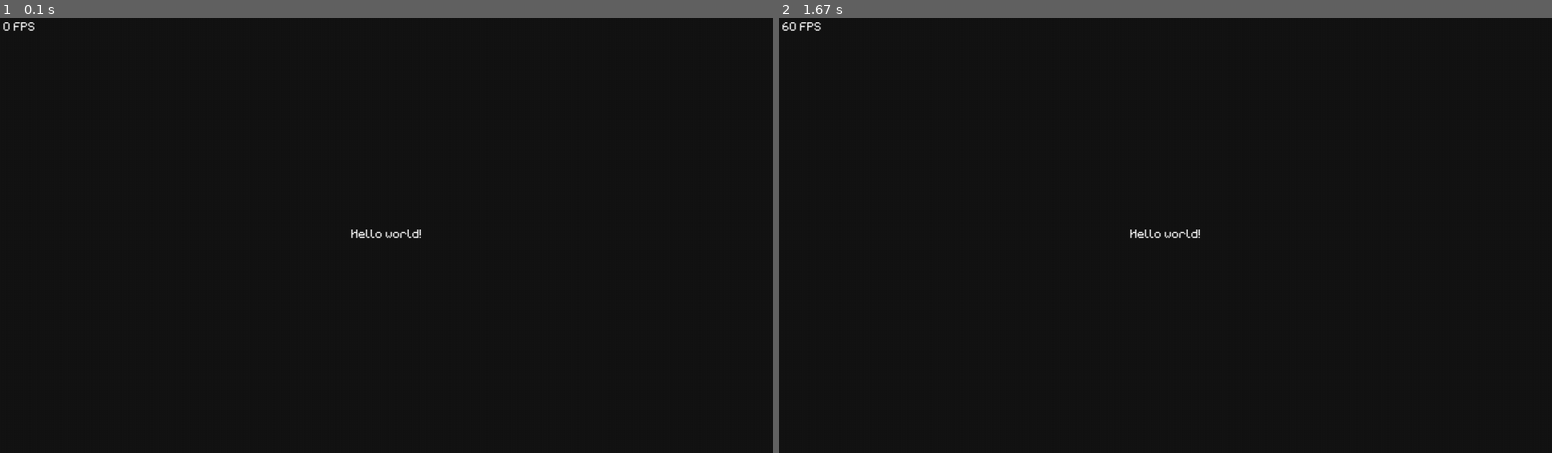
Above: before the commit, frames 1-2 (left to right).
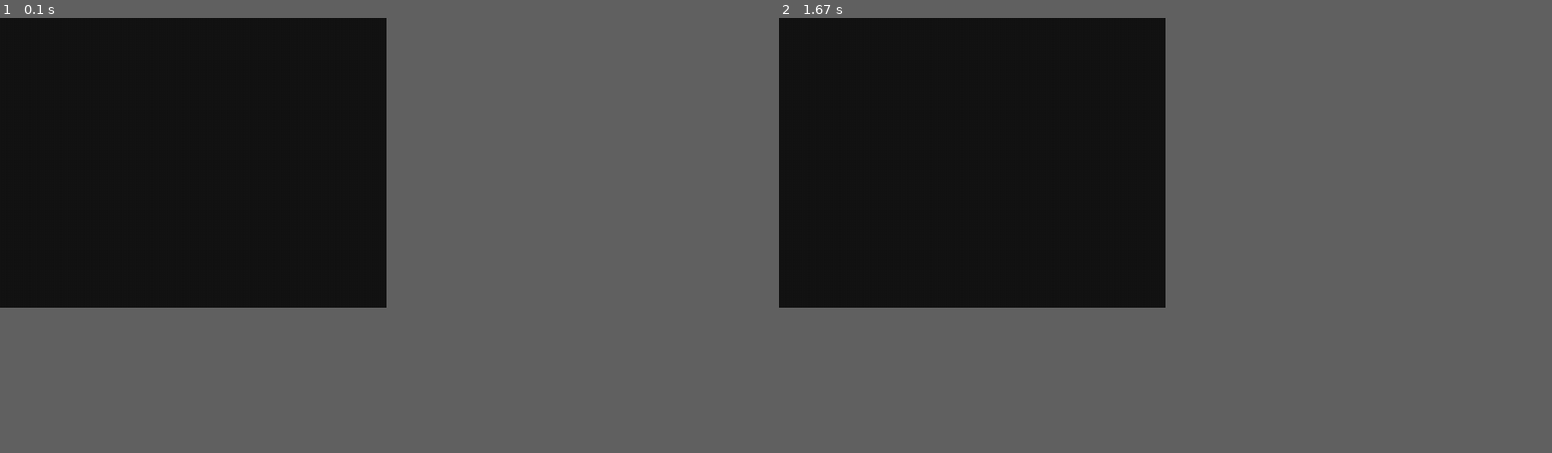
Above: after the commit, the same moments.

Repository: annguyen2k8/a-search-pygame
Game: pygame game, started from main.py
Two runs of this game, one before a commit and one after it. Both use one fixed random seed, a clock stepped at 60 frames per second and the inputs below.
Inputs:
- Up to frame 1 (0.1 s): no input
- Up to frame 2 (1.67 s): no input
The window is 900x506 before the commit and 450x337 after it. Grey fills any space a smaller window leaves; there, only what the larger window draws over its background counts as a difference.

The runs differ from the first frame. In frame 1, 0.1% of the frame differs, in the area x 0-55%, y 0-51%; in frame 2, 0.1%.

Commit message:
Refactor: add Board and Block grid system

Diff:
--- a/main.py
+++ b/main.py
@@ -1,5 +1,8 @@
+import numpy as np
 import pygame
-from pygame.locals import *
+from pygame.locals import QUIT
+
+from typing import Callable, Tuple
 
 pygame.init()
 
@@ -8,40 +11,56 @@
 BLACK = (20, 20, 20)
 WHITE = (255, 255, 255)
 
-def render_text(text, color = WHITE):
+
+class Block:
+    EMPTY = 0
+    WALL = 1
+
+
+class Board:
+    def __init__(self, width: int, height: int):
+        # 2D array
+        self.arr = np.zeros((width, height), dtype=np.int64)
+
+    def foreach_block(self, func: Callable[[Tuple[int, int], int], None]):
+        for pos, block in np.ndenumerate(self.arr):
+            func(pos, int(block))
+
+
+def render_text(text, color=WHITE):
     return FONT.render(text, True, color)
 
+
 def main():
-    screen = pygame.display.set_mode((1280, 720))
+    screen = pygame.display.set_mode((640, 480))
+
     clock = pygame.Clock()
     running = True
+
+    board = Board(16, 16)
 
     pygame.display.set_icon(pygame.image.load("./assets/icon.png"))
     pygame.display.set_caption("A* Search Pygame")
 
+    def render_blocks(board: Board):
+        def render_block(pos: Tuple[int, int], block: int): ...
+
+        board.foreach_block(render_block)
+
     while running:
+        # handle event and update
         for event in pygame.event.get():
             if event.type == QUIT:
                 running = False
 
+        # draw
         screen.fill(BLACK)
 
-        text = render_text(f"{clock.get_fps():.0f} FPS")
-
-        greet_text = render_text("Hello world!")
-
-        screen.blit(text, (5, 5))
-
-        screen.blit(
-            greet_text,
-            (
-                (screen.get_width() - greet_text.get_width()) * 0.5,
-                (screen.get_height() - greet_text.get_height()) * 0.5
-            )
-        )
+        render_blocks(board)
 
         pygame.display.update()
         clock.tick(60)
+
 
 if __name__ == "__main__":
     try:
